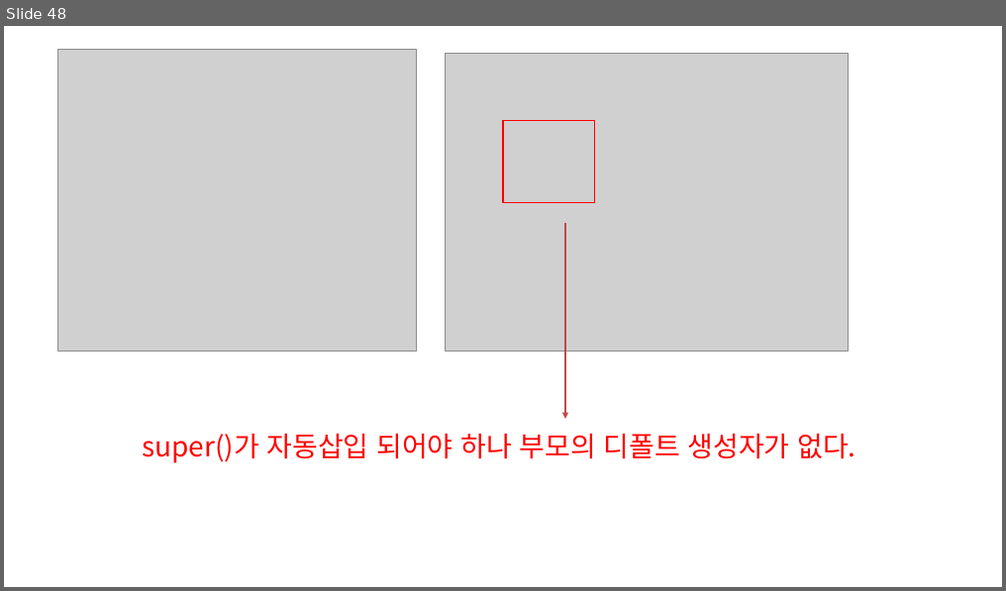
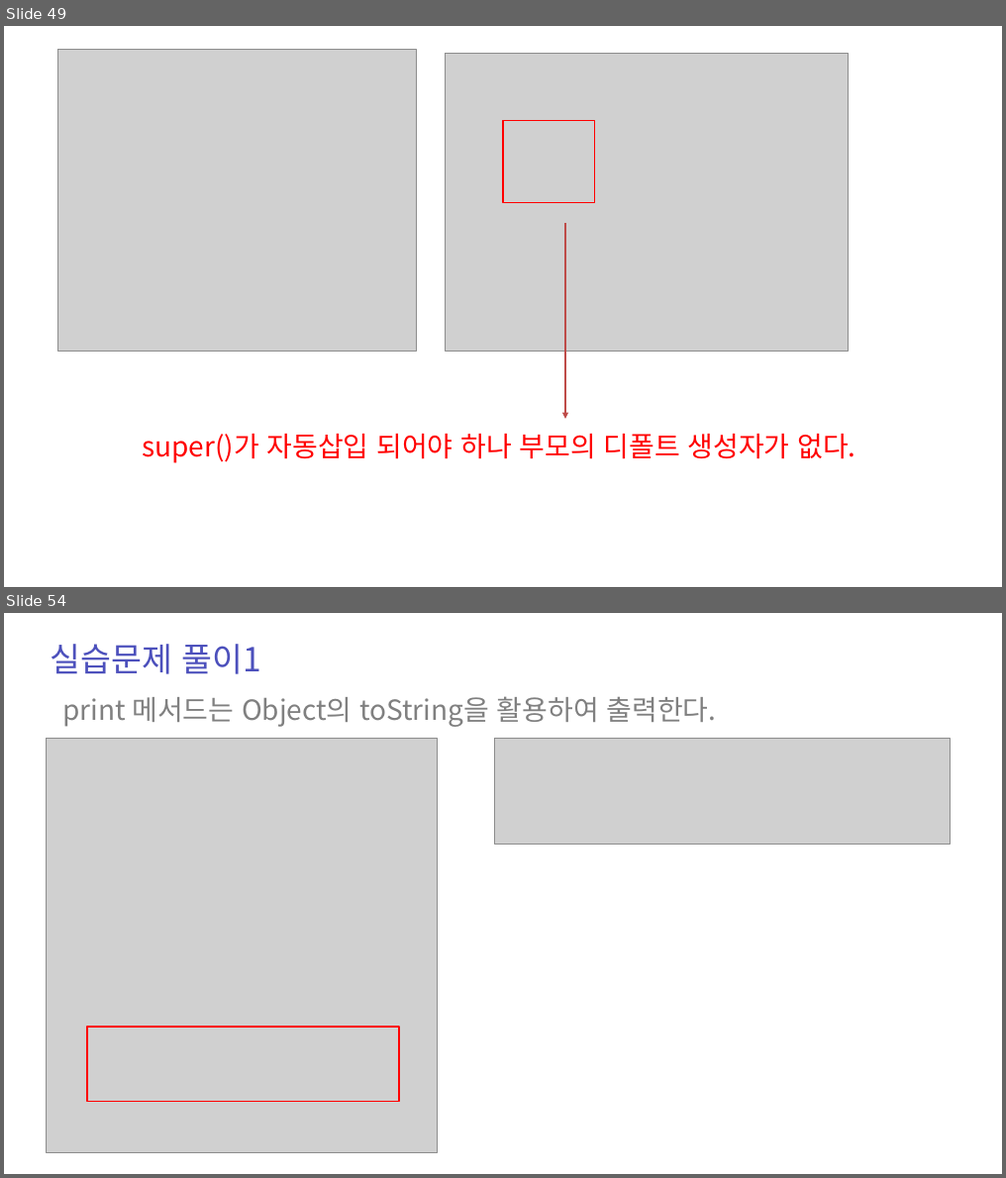
Before and after one commit to zest132/JavaLecture, a slide deck: JavaLecture/LectureFile/java 9강.pptx. Shown one above the other, each under a label of ours: slide 48 before the commit, slides 49 and 54 after it; the slides between them are not shown. The pictures are 1006x591 and 1006x1178 pixels, drawn with LibreOffice and Linux fonts; fonts in the diff are those of the drawing; grey boxes stand for pictures. Boxes give left, top, right and bottom in pixels: in the first picture for what was removed or moved away, otherwise in the second. Text is boxed around its words. In the diff, an @@ line names an element or a change of style, - is before the commit and + after.

```diff
--- a/JavaLecture/LectureFile/java 9강.pptx
+++ b/JavaLecture/LectureFile/java 9강.pptx
@@ slide 54 added at [4, 613, 1002, 1174], background #FFFFFF @@
@@ text added at [51, 644, 262, 674], 48 pt, text #4C50BC @@
+실습문제 풀이1
@@ text added at [63, 696, 717, 727], 40 pt, text #808080 @@
+print 메서드는 Object의 toString을 활용하여 출력한다.
@@ picture added at [46, 739, 436, 1153] @@
@@ picture added at [494, 739, 949, 844] @@
@@ rectangle added at [87, 1027, 399, 1101], outline #FF0000 2 pt @@
@@ what was slide 48 is now slide 49 @@
```
Also in this commit, not shown: 2 slides changed, 7 other slides added, 16 other files.
